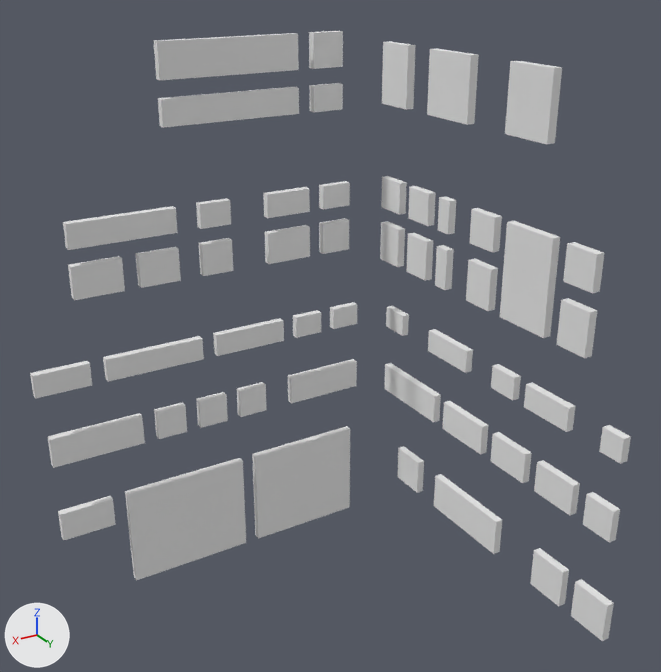
What one commit did to the OBJ model Kakuto/Assets/Sprites/Background/City/Street4/Street4-3.obj.
Both versions are drawn from a camera (50 mm lens) standing at (4.53, 7.95, 4.56) and looking at (-0.29, -0.09, 0.54). Every picture has the same lights, and +X, +Y and +Z are marked at lower left. Where no turn or scale is listed for an object, it has been applied to the vertices. Vertices at the same position are counted once.

In view in the first picture: 'Untitled'.
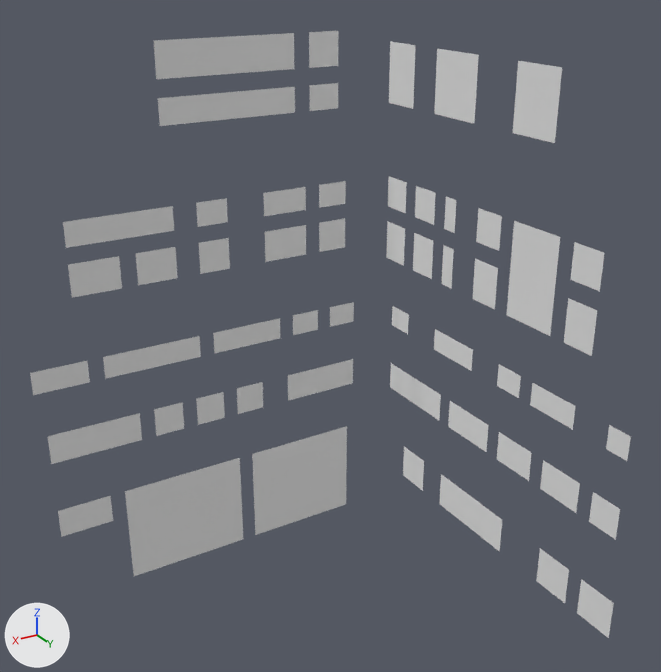
Edits to the bpy script that builds the scene:
```text
Change me_untitled:
    used by ob_untitled; location = (0.0, 0.0, 0.0)
    remove me_untitled.from_pydata(...)  # 432 vertices, 648 faces; spans x -2.5..2.5, y -2.45..2.45, z -3.6..3.6
    remove me_untitled.materials.append(mat_palette)  # white #e7e7e7
    add me_untitled.from_pydata(...)  # 216 vertices, 108 faces; spans x -2.5..2.5, y -2.45..2.45, z -3.6..3.6
    me_untitled part 1
    108 vertices are removed from x -2.4..2.5, y -2.35..2.45, z -3.6..-0.2
    270 faces are deleted
    me_untitled part 2
    80 vertices are removed from x -2.0..2.0, y -1.95..2.05, z 0.7..1.8
    200 faces are deleted
    me_untitled part 3
    28 vertices are removed from x -1.7..0.9, y -1.65..1.55, z 2.7..3.6
    70 faces are deleted
```

Where the change shows, as pixel boxes (x1, y1, x2, y2) in the pictures (661 x 672 px):
'Untitled', reshaped: before (30, 31, 631, 641); after (30, 31, 631, 638)
part 1 of me_untitled, deleted: before (30, 302, 631, 641)
part 2 of me_untitled, deleted: before (63, 176, 604, 358)
part 3 of me_untitled, deleted: before (154, 31, 562, 144)
